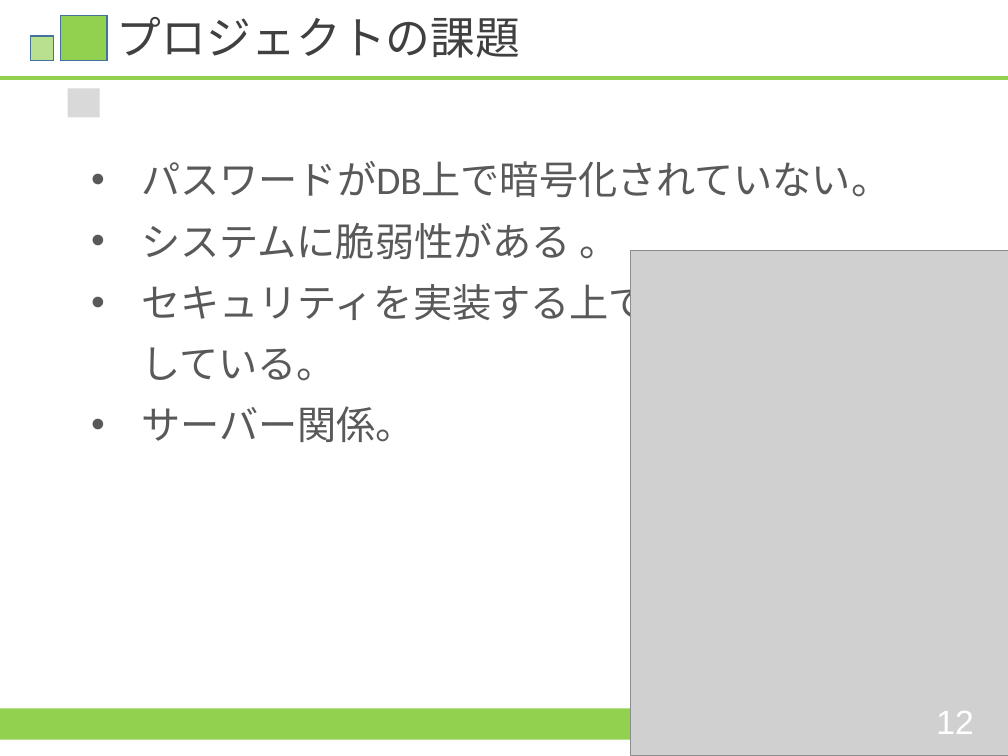
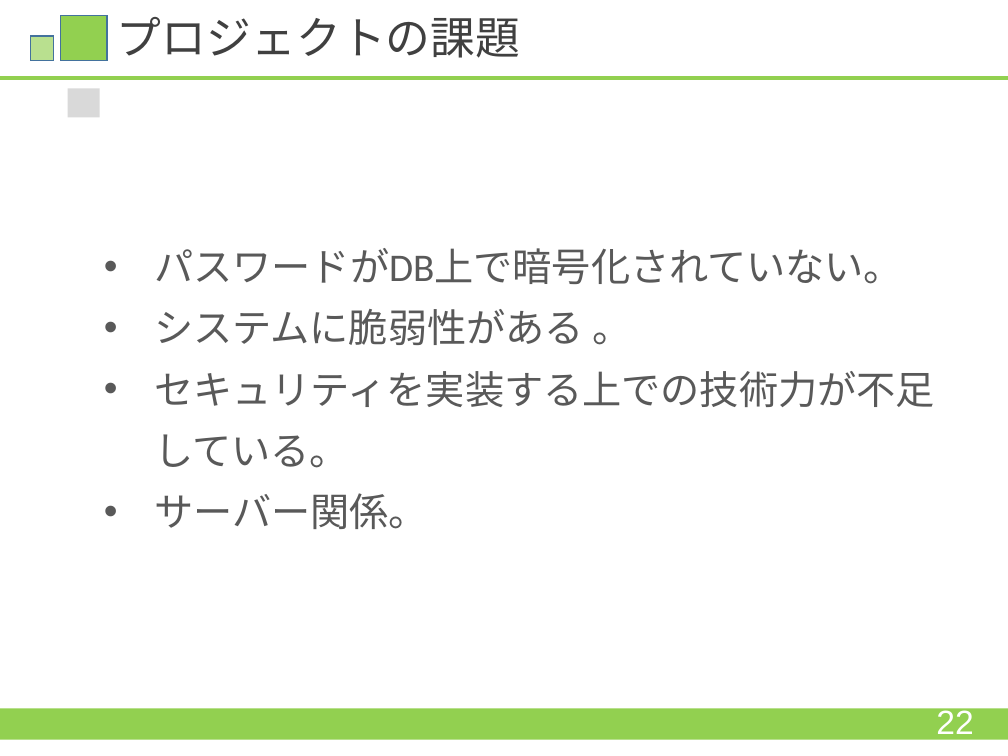
Before and after one commit to HamuroAC/Hamfile, a slide deck: slide 22 of 資料/発表資料.pptx (slide 17 before the commit). Drawn at 1008x756 pixels with LibreOffice and Linux fonts; fonts in the diff are those of the drawing; grey boxes stand for pictures. Boxes give left, top, right and bottom in pixels: in the first picture for what was removed or moved away, otherwise in the second. Text is boxed around its words. In the diff, an @@ line names an element or a change of style, - is before the commit and + after.

```diff
--- a/資料/発表資料.pptx
+++ b/資料/発表資料.pptx
@@ text "パスワードがDB上で暗号化されていない。": place and size @@
-text "パスワードがDB上で暗号化されていない。" at box(141, 161, 922, 442)
+text "パスワードがDB上で暗号化されていない。" at box(154, 248, 935, 529)
@@ picture removed at box(630, 250, 1008, 756) @@
@@ text at box(936, 707, 973, 741): text changed @@
-12
+22
```
Also in this commit, not shown: 15 other slides changed, 7 slides added, 2 slides removed.
